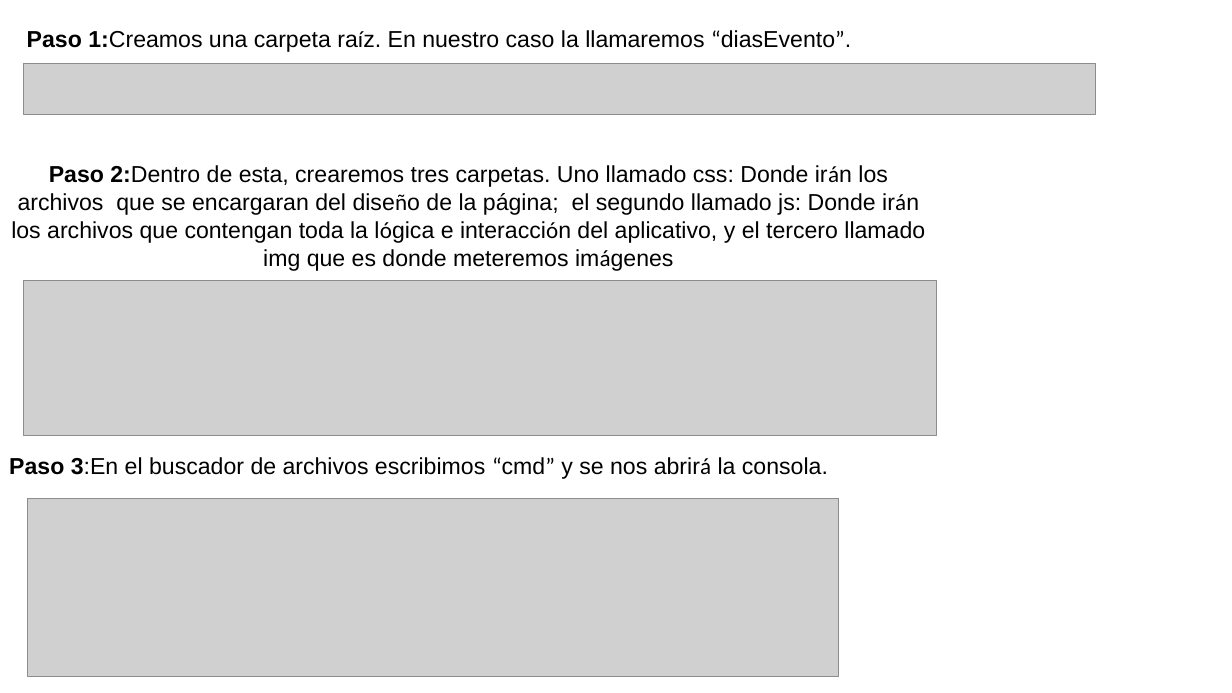
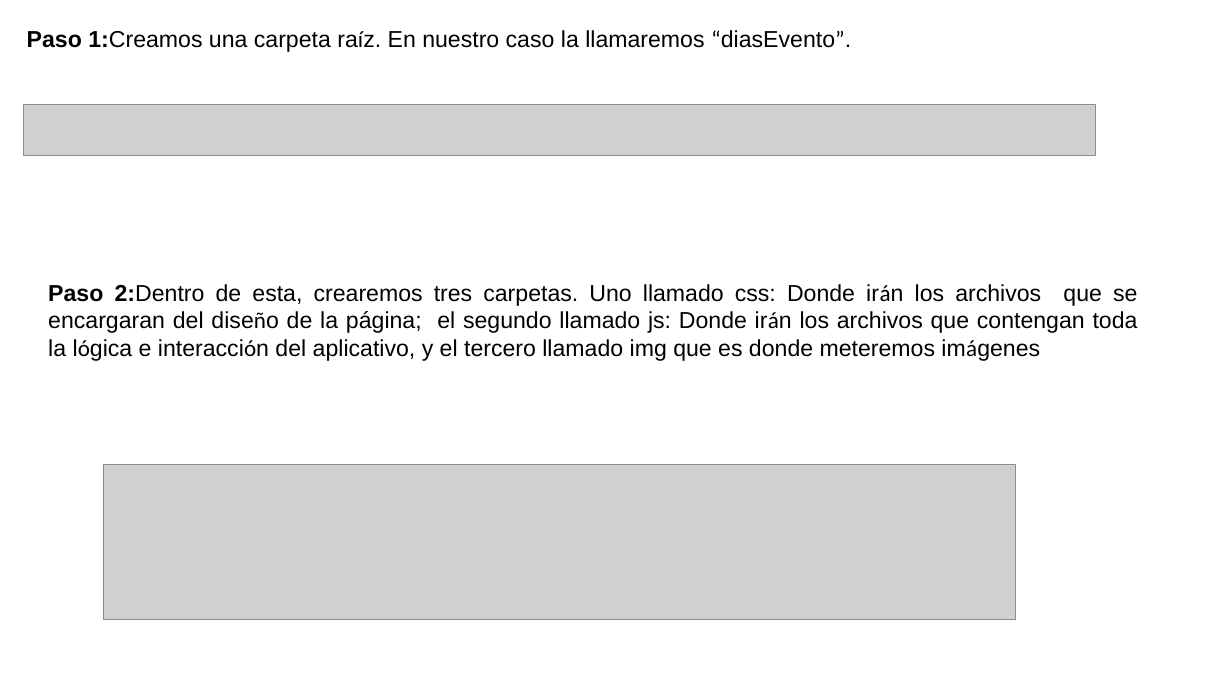
Before and after one commit to ADS02023/eventoDias, a slide deck: slide 14 of DiasEventos.pptx. Drawn at 1232x693 pixels with LibreOffice and Linux fonts; fonts in the diff are those of the drawing; grey boxes stand for pictures; background and template pictures are left out. Boxes give left, top, right and bottom in pixels: in the first picture for what was removed or moved away, otherwise in the second. Text is boxed around its words. In the diff, an @@ line names an element or a change of style, - is before the commit and + after.

```diff
--- a/DiasEventos.pptx
+++ b/DiasEventos.pptx
@@ picture: place and size @@
-picture at (24,64,1096,115)
+picture at (24,104,1096,155)
@@ text "Paso 2:Dentro de esta, crearemos ...": place and size @@
-text "Paso 2:Dentro de esta, crearemos ..." at (11,165,925,271)
+text "Paso 2:Dentro de esta, crearemos ..." at (48,284,1138,361)
@@ text "Paso 2:Dentro de esta, crearemos ..." at (48,284,1138,361): alignment centre to justified @@
@@ text removed at (9,457,828,479) @@
-Paso 3:En el buscador de archivos escribimos “cmd” y se nos abrirá la consola.
@@ picture: place and size @@
-picture at (24,280,937,435)
+picture at (103,465,1016,620)
@@ picture removed at (28,499,839,677) @@
```
Also in this commit, not shown: 15 other slides changed, 13 slides added, 2 slides removed, 4 other files.
